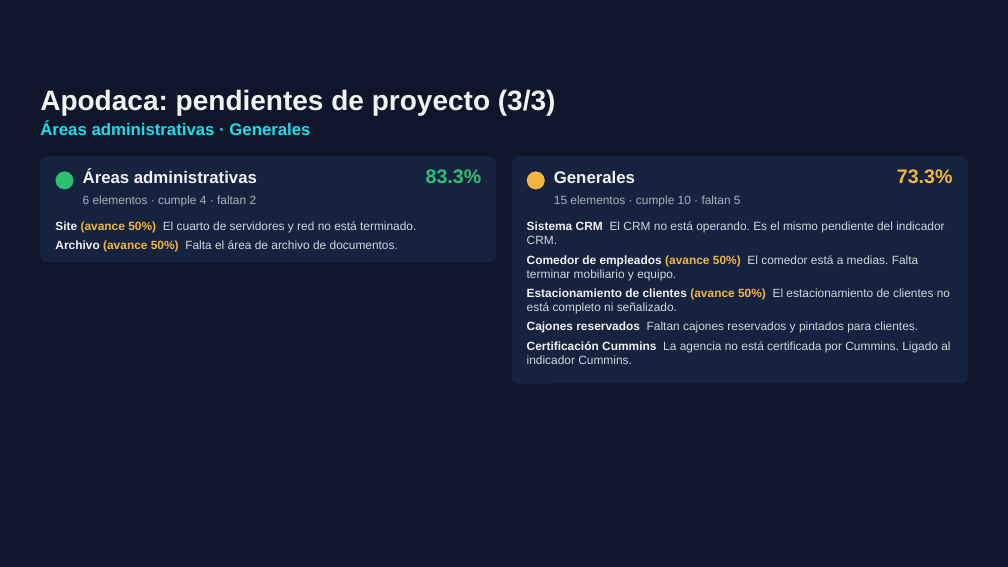
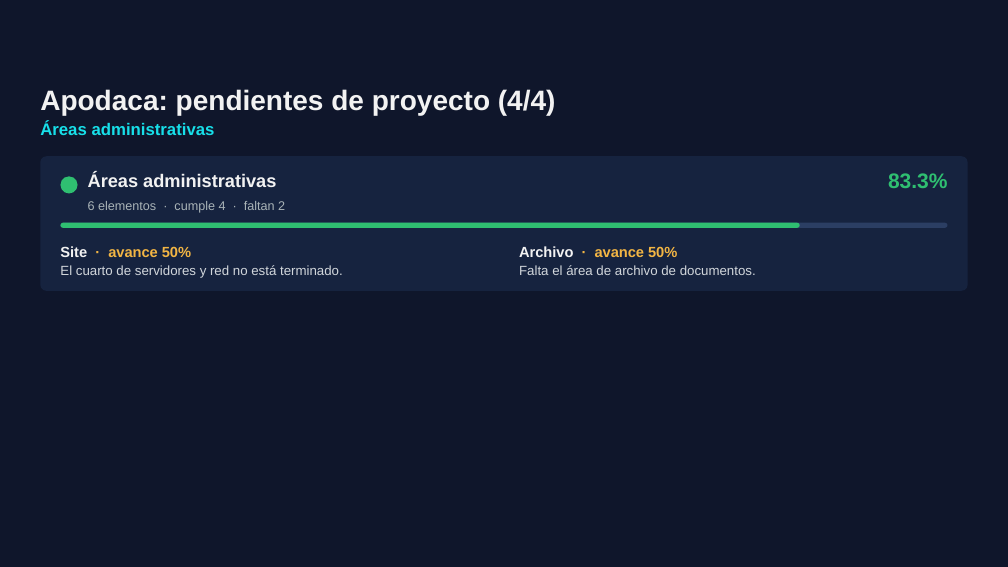
Before and after one commit to ReneDiz/Estatus-Distribuidores, a slide deck: slide 10 of presentacion/Grupo_Velcen_Estatus_nov2026.pptx. Drawn at 1008x567 pixels with LibreOffice and Linux fonts; fonts in the diff are those of the drawing; background and template pictures are left out. Boxes give left, top, right and bottom in pixels: in the first picture for what was removed or moved away, otherwise in the second. Text is boxed around its words. In the diff, an @@ line names an element or a change of style, - is before the commit and + after.

```diff
--- a/presentacion/Grupo_Velcen_Estatus_nov2026.pptx
+++ b/presentacion/Grupo_Velcen_Estatus_nov2026.pptx
@@ text at (40,89,556,115): text changed @@
-Apodaca: pendientes de proyecto (3/3)
+Apodaca: pendientes de proyecto (4/4)
@@ text at (40,121,215,135): text changed @@
-Áreas administrativas · Generales
+Áreas administrativas
@@ rounded rectangle: place and size @@
-rounded rectangle at (40,156,496,262)
+rounded rectangle at (40,156,968,290)
@@ rounded rectangle at (40,156,968,290): proportions changed @@
@@ ellipse: place and size @@
-ellipse at (55,171,74,190)
+ellipse at (60,176,78,194)
@@ text "Áreas administrativas" at (88,173,276,187): size 12 to 13 pt @@
@@ ellipse removed at (526,171,544,190) @@
@@ text "83.3%": place and size @@
-text "83.3%" at (426,169,482,183)
+text "83.3%" at (888,173,947,188)
@@ text "83.3%" at (888,173,947,188): size 14 to 15 pt @@
@@ text removed at (897,169,953,184) @@
-73.3%
@@ text "6 elementos · cumple 4 ..." at (88,201,285,213): size 8.5 to 9 pt @@
@@ text removed at (554,195,741,207) @@
-15 elementos · cumple 10 · faltan 5
@@ rounded rectangle: place and size @@
-rounded rectangle at (512,156,968,383)
+rounded rectangle at (60,223,799,228)
@@ rounded rectangle at (60,223,799,228): fill #16233F to #2FBF71; proportions changed @@
@@ rounded rectangle added at (60,223,948,228), fill #2B3E63 @@
@@ text removed at (527,221,950,364) @@
-Sistema CRM El CRM no está operando. Es el mismo pendiente del indicador CRM.
-Comedor de empleados (avance 50%) El comedor está a medias. Falta terminar mobiliario y equipo.
-Estacionamiento de clientes (avance 50%) El estacionamiento de clientes no está completo ni señalizado.
-Cajones reservados Faltan cajones reservados y pintados para clientes.
-Certificación Cummins La agencia no está certificada por Cummins. Ligado al indicador Cummins.
@@ text at (60,246,343,278): text changed; size 8.5 to 9.5 pt @@
-Site (avance 50%) El cuarto de servidores y red no está terminado.
-Archivo (avance 50%) Falta el área de archivo de documentos.
+Site · avance 50%
+El cuarto de servidores y red no está terminado.
@@ text at (519,246,756,275): text changed; size 12 to 9.5 pt; text colour #F2F2F2 to #D1D6DB; bold off @@
-Generales
+Archivo · avance 50%
+Falta el área de archivo de documentos.
```
Also in this commit, not shown: 8 other slides changed, 7 slides added, 4 slides removed, 3 other files.
